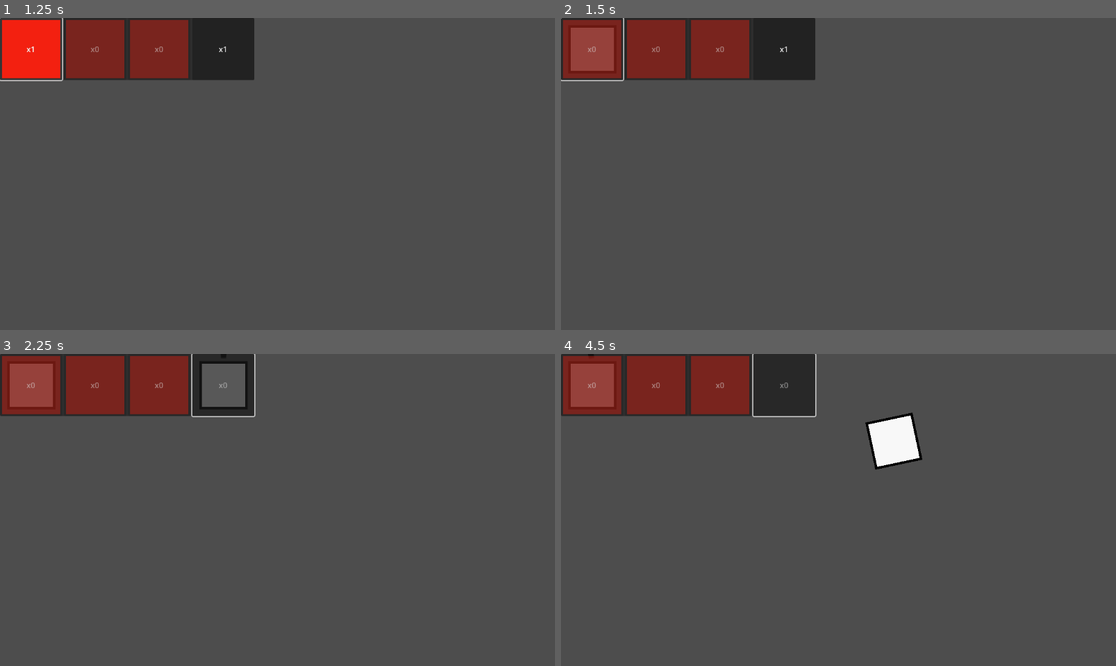
Above: before the commit, frames 1-4 (two rows, left to right).
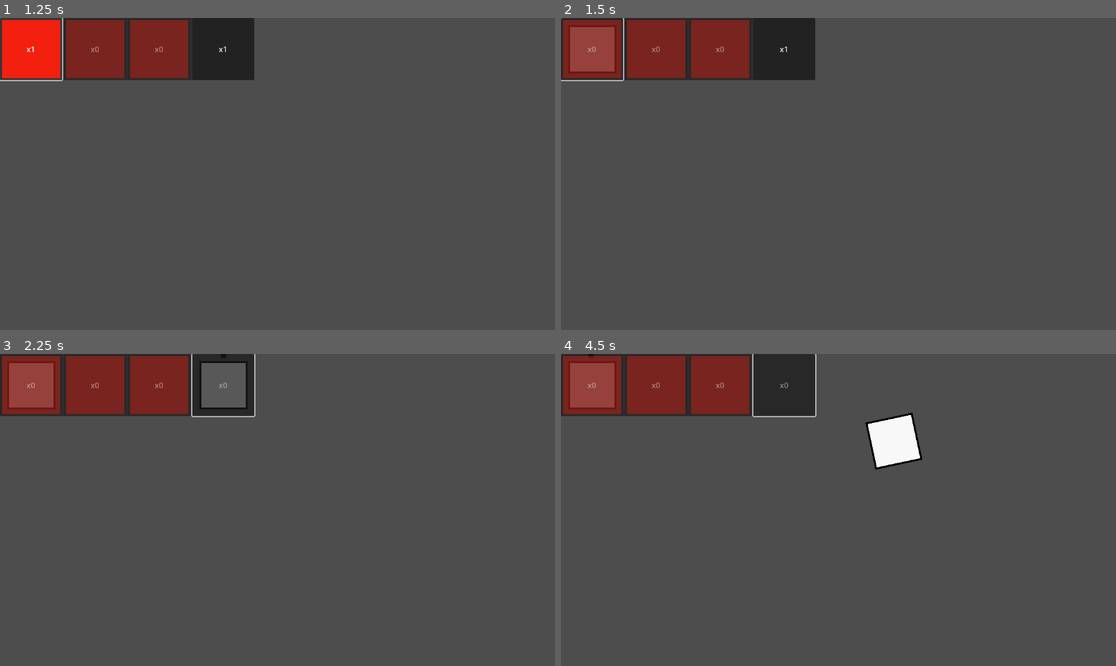
Above: after the commit, the same moments.

Repository: Xiul109/Basic_Principles_of_Autoreplicant_Engineering
Game: Godot game, scene res://UI/replicant_editor.tscn
Two runs of this game, one before a commit and one after it. Both use one fixed random seed, a clock stepped at 60 frames per second and the inputs below. The project has no main scene, so this scene is started directly.
Inputs (mouse positions are in pixels of both pictures, inside the frame that each line leads up to):
- Up to frame 1 (1.25 s): click "x2" at 0.5 s
- Up to frame 2 (1.5 s): click "x1" at 1.25 s
- Up to frame 3 (2.25 s): click "x1" at 2 s
- Up to frame 4 (4.5 s): tap Enter at 2.75, 4.25 s; move the mouse to (594, 385) at 2.77 s; hold Q (piece_rotation_clockwise) 2.78-3.53 s; click (594, 385) at 2.92 s; tap Space at 3.5 s; move the mouse to (783, 385) at 3.52 s; tap Mouse wheel down (piece_rotation_counter_clockwise) at 3.6 s; click (783, 385) at 3.67 s; move the mouse to (894, 441) at 4.27 s; hold Q (piece_rotation_clockwise) from 4.28 s (still down); click (894, 441) at 4.42 s

Frame 1 is identical in both runs. In frame 2, less than 0.1% of the frame differs, in the area x 1-10%, y 2-18%; in frame 3, 0.1%; in frame 4, 0.2%, in the area x 1-65%, y 2-37%.

Commit message:
Auto borders for any shape

Diff:
--- a/game_elements/shapes/shape.gd
+++ b/game_elements/shapes/shape.gd
@@ -12,8 +12,10 @@
 	shape.polygon = $collision.polygon
 	var inner_pol : PackedVector2Array = shape.polygon.duplicate()
 	for i in len(inner_pol):
-
-		inner_pol[i] *= .9
+		var v : Vector2 = shape.polygon[i] - shape.polygon[(i + 1)%len(inner_pol)]
+		var offset_dir = v.orthogonal().normalized()
+		inner_pol[i] += offset_dir * border_width
+		inner_pol[(i + 1)%len(inner_pol)] += offset_dir * border_width
 	$shape/inner_shape.polygon = inner_pol
 
 
